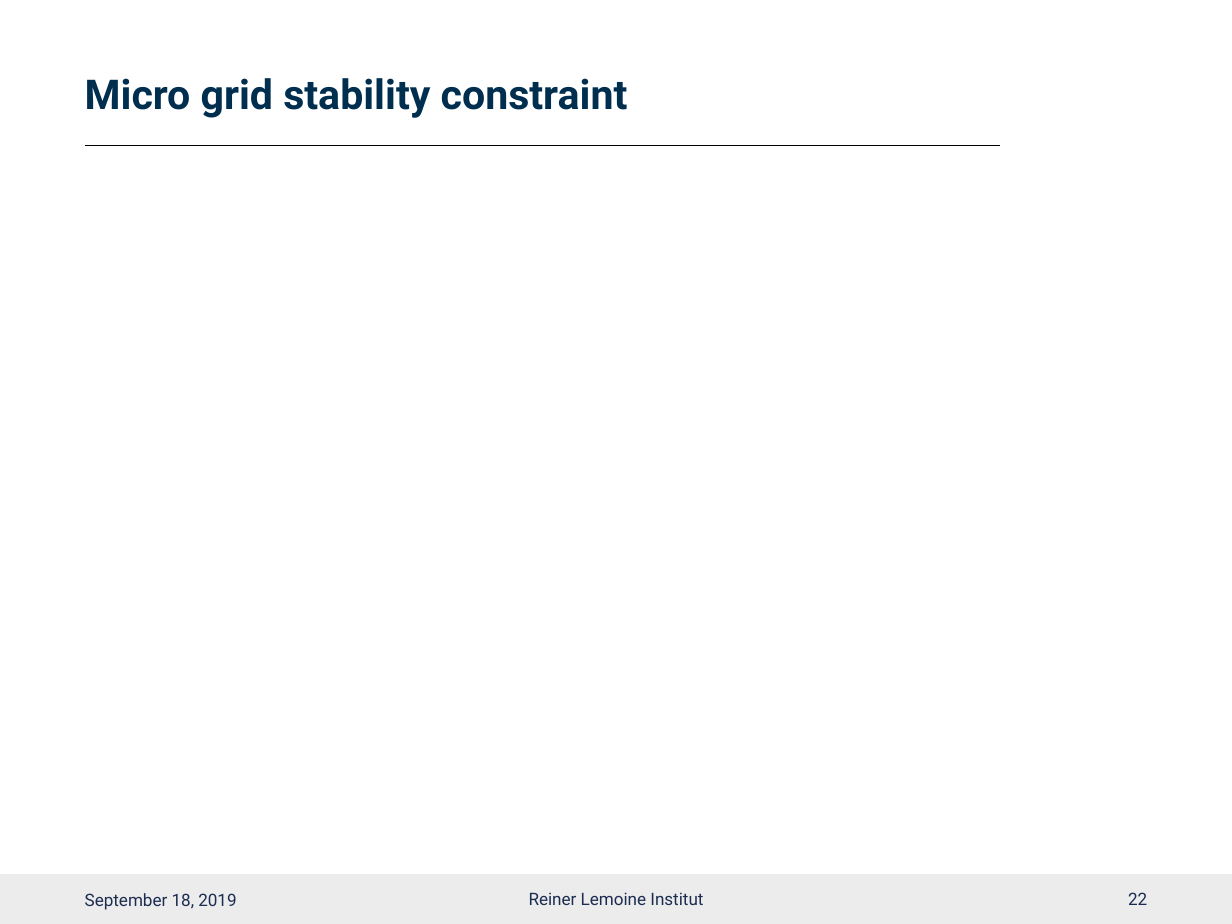
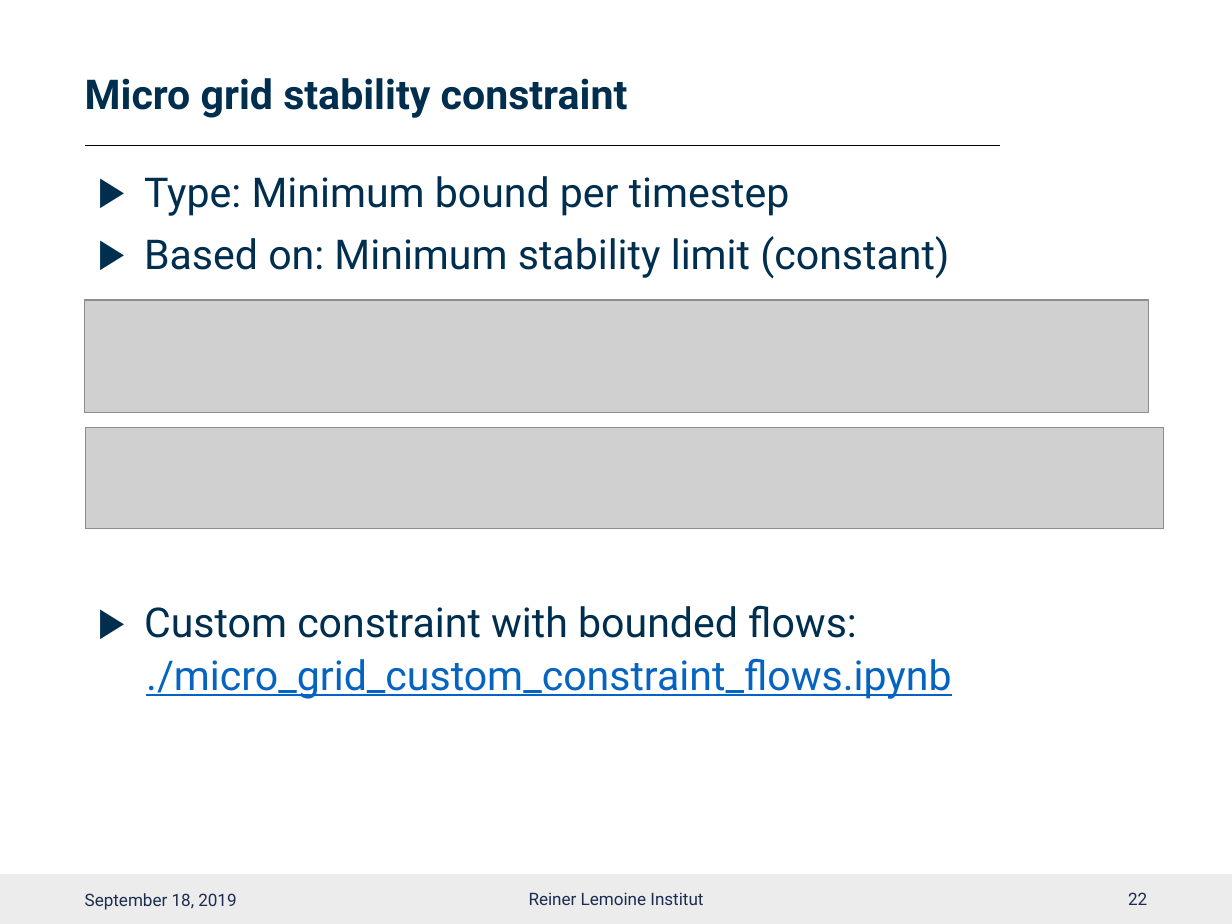
Before and after one commit to smartie2076/oemof_workshop, a slide deck: slide 23 of Oemof_Workshop_07_Constraints.pptx. Drawn at 1232x924 pixels with LibreOffice and Linux fonts; fonts in the diff are those of the drawing; grey boxes stand for pictures; background and template pictures are left out. Boxes give left, top, right and bottom in pixels: in the first picture for what was removed or moved away, otherwise in the second. Text is boxed around its words. In the diff, an @@ line names an element or a change of style, - is before the commit and + after.

```diff
--- a/Oemof_Workshop_07_Constraints.pptx
+++ b/Oemof_Workshop_07_Constraints.pptx
@@ text added at (144,176,951,699), 24 pt, text #002E4F @@
+▶ Type: Minimum bound per timestep
+▶ Based on: Minimum stability limit (constant)
+▶ Custom constraint with bounded flows:
+  ./micro_grid_custom_constraint_flows.ipynb
@@ picture added at (85,301,1148,413) @@
@@ picture added at (86,428,1164,529) @@
```
Also in this commit, not shown: 2 other slides changed, 7 other files.
